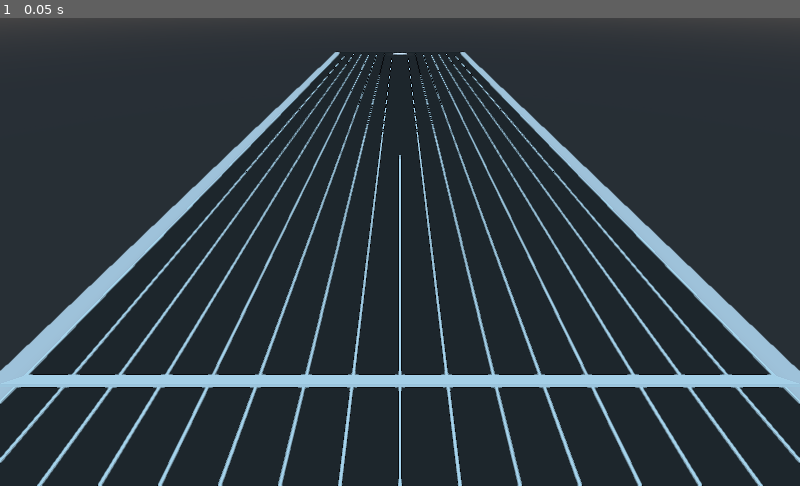
Above: before the commit, frame 1.
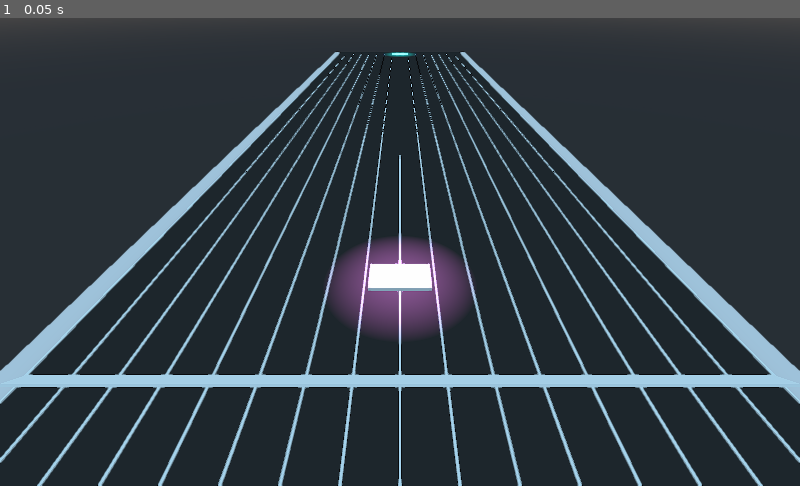
Above: after the commit, the same moment.

Repository: 3t04/otoNE
Game: Godot game, scene res://NotesPlayer.tscn
Two runs of this game, one before a commit and one after it. Both use one fixed random seed, a clock stepped at 60 frames per second and the inputs below.
Inputs:
- Up to frame 1 (0.05 s): no input

The runs differ from the first frame. In frame 1, 3.0% of the frame differs, in the area x 38-60%, y 7-70%.

Commit message:
2022/09/08

Diff:
--- /dev/null
+++ b/GodotProject/Mesh/Notes/NormalFullNotes/NormalFullNotes.tres
@@ -0,0 +1,4 @@
+[gd_resource type="CubeMesh" format=2]
+
+[resource]
+size = Vector3( 2, 0.1, 1 )
--- /dev/null
+++ b/GodotProject/Mesh/Notes/NormalNotes/NormalNotesMesh.tres
@@ -0,0 +1,4 @@
+[gd_resource type="CubeMesh" format=2]
+
+[resource]
+size = Vector3( 1.75, 0.1, 1 )
--- a/GodotProject/NotesPlayer.tscn
+++ b/GodotProject/NotesPlayer.tscn
@@ -1,7 +1,9 @@
-[gd_scene load_steps=8 format=2]
+[gd_scene load_steps=11 format=2]
 
 [ext_resource path="res://Material/HW.tres" type="Material" id=1]
 [ext_resource path="res://Material/BK.tres" type="Material" id=2]
+[ext_resource path="res://Mesh/Notes/NormalNotes/NormalNotesMesh.tres" type="CubeMesh" id=3]
+[ext_resource path="res://Mesh/Notes/NormalFullNotes/NormalFullNotes.tres" type="CubeMesh" id=4]
 
 [sub_resource type="CubeMesh" id=1]
 material = ExtResource( 2 )
@@ -16,12 +18,16 @@
 bottom_radius = 0.5
 height = 55.0
 
-[sub_resource type="CubeMesh" id=3]
-material = ExtResource( 1 )
-size = Vector3( 1.75, 0.1, 1 )
-
 [sub_resource type="CubeMesh" id=5]
 size = Vector3( 16, 0.05, 1 )
+
+[sub_resource type="ProceduralSky" id=7]
+sun_color = Color( 0.945098, 0.913725, 0.670588, 1 )
+
+[sub_resource type="Environment" id=6]
+background_mode = 2
+background_sky = SubResource( 7 )
+ambient_light_color = Color( 0.952941, 0.952941, 0.788235, 1 )
 
 [node name="NotesPlayer" type="Node"]
 
@@ -132,14 +138,19 @@
 transform = Transform( 1, 0, 0, 0, -4.37114e-08, -1, 0, 1, -4.37114e-08, -8.5, 0, 25 )
 mesh = SubResource( 2 )
 
-[node name="Notes" type="Spatial" parent="."]
+[node name="NormalNotes" type="Spatial" parent="."]
+transform = Transform( 1, 0, 0, 0, 1, 0, 0, 0, 1, 0, 0, 42.9528 )
 
-[node name="MeshInstance" type="MeshInstance" parent="Notes"]
+[node name="MeshInstance" type="MeshInstance" parent="NormalNotes"]
 transform = Transform( 1, 0, 0, 0, 1, 0, 0, 0, 1, 0, 0.6, 0 )
-mesh = SubResource( 3 )
+mesh = ExtResource( 3 )
 
-[node name="SpotLight" type="SpotLight" parent="."]
+[node name="SpotLight" type="SpotLight" parent="NormalNotes"]
 transform = Transform( 1, 0, 0, 0, -4.37114e-08, 1, 0, -1, -4.37114e-08, 0, 5, 0 )
+light_color = Color( 0.905882, 0.541176, 0.956863, 1 )
+light_energy = 10.0
+light_indirect_energy = 10.0
+light_specular = 10.0
 
 [node name="MainCamera" type="Camera" parent="."]
 transform = Transform( 1, 0, 0, 0, 0.788011, 0.615662, 0, -0.615662, 0.788011, 0, 7, 50 )
@@ -147,3 +158,19 @@
 [node name="Front" type="MeshInstance" parent="."]
 transform = Transform( 1, 0, 0, 0, 0.788011, 0.615662, 0, -0.615662, 0.788011, 0, 0.5, 46 )
 mesh = SubResource( 5 )
+
+[node name="WorldEnvironment" type="WorldEnvironment" parent="."]
+environment = SubResource( 6 )
+
+[node name="NormalFullNotes" type="Spatial" parent="."]
+
+[node name="NormalFullNotesMesh" type="MeshInstance" parent="NormalFullNotes"]
+transform = Transform( 1, 0, 0, 0, 1, 0, 0, 0, 1, 0, 0.5, 0 )
+mesh = ExtResource( 4 )
+
+[node name="SpotLight" type="SpotLight" parent="NormalFullNotes"]
+transform = Transform( 1, 0, 0, 0, -4.37114e-08, 1, 0, -1, -4.37114e-08, 0, 5, 0 )
+light_color = Color( 0.0588235, 0.952941, 0.952941, 1 )
+light_energy = 10.0
+light_indirect_energy = 10.0
+light_specular = 10.0
